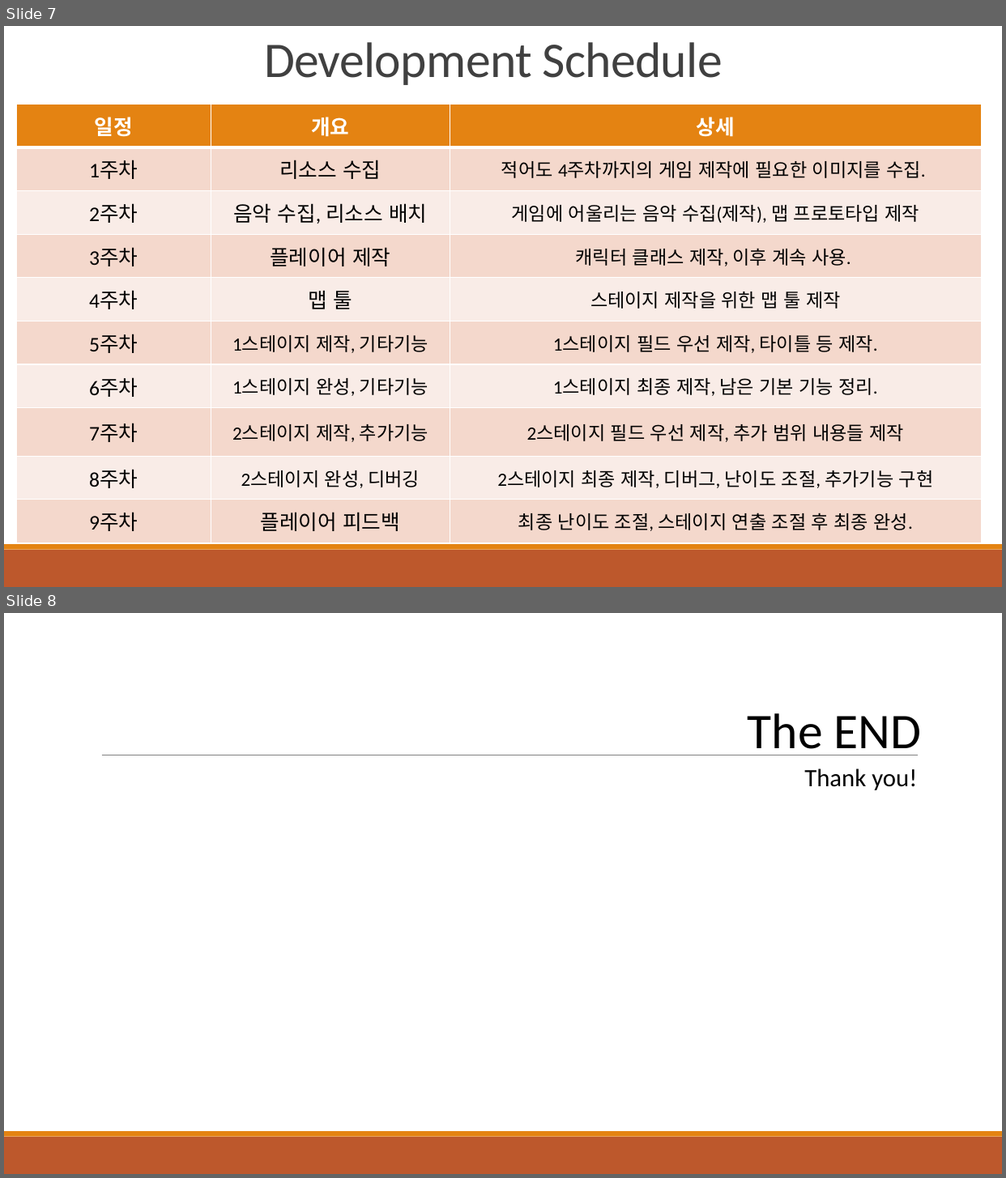
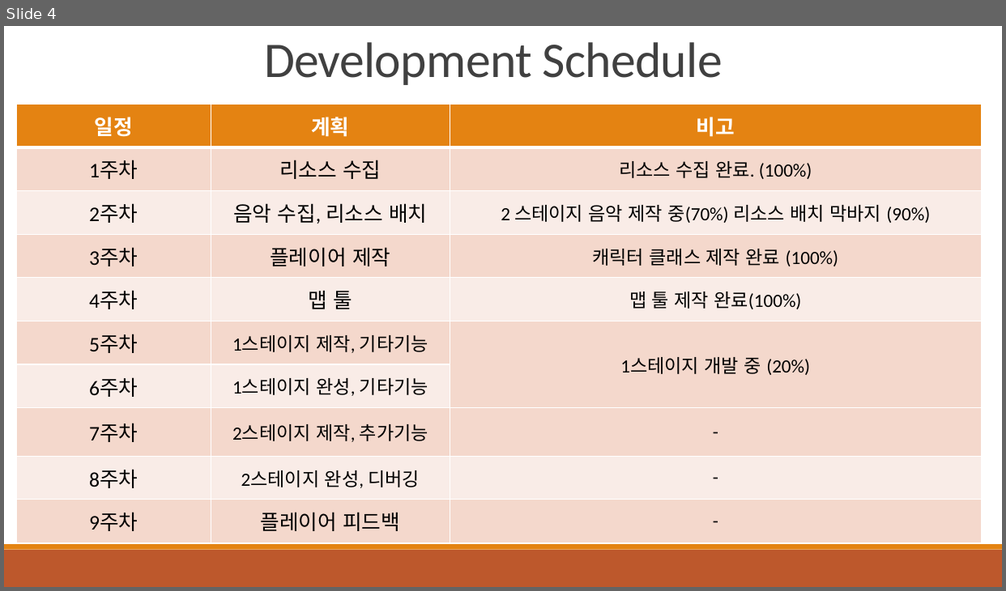
Before and after one commit to SH-Broar/Python---2DGP, a slide deck: Project/제출용/2차 발표.pptx. Shown one above the other, each under a label of ours: slides 7 and 8 before the commit, slide 4 after it. The pictures are 1006x1178 and 1006x591 pixels, drawn with LibreOffice and Linux fonts; fonts in the diff are those of the drawing. Boxes give left, top, right and bottom in pixels: in the first picture for what was removed or moved away, otherwise in the second. Text is boxed around its words. In the diff, an @@ line names an element or a change of style, - is before the commit and + after.

```diff
--- a/Project/제출용/2차 발표.pptx
+++ b/Project/제출용/2차 발표.pptx
@@ slide 8 removed at (x1=4, y1=613, x2=1002, y2=1174), background #FFFFFF; not listed: 3 template elements that a slide beside it also shows @@
@@ text removed at (x1=748, y1=713, x2=922, y2=756) @@
-The END
@@ text removed at (x1=804, y1=769, x2=917, y2=790) @@
-Thank you!
@@ what was slide 7 is now slide 4 @@
@@ slide 4 changed as well @@
@@ table at (x1=17, y1=104, x2=982, y2=544) @@
-row 1, column 2: 개요
+row 1, column 2: 계획
-row 1, column 3: 상세
+row 1, column 3: 비고
-row 2, column 3: 적어도 4주차까지의 게임 제작에 필요한 이미지를 수집.
+row 2, column 3: 리소스 수집 완료. (100%)
-row 3, column 3: 게임에 어울리는 음악 수집(제작), 맵 프로토타입 제작
+row 3, column 3: 2 스테이지 음악 제작 중(70%) 리소스 배치 막바지 (90%)
-row 4, column 3: 캐릭터 클래스 제작, 이후 계속 사용.
+row 4, column 3: 캐릭터 클래스 제작 완료 (100%)
-row 5, column 3: 스테이지 제작을 위한 맵 툴 제작
+row 5, column 3: 맵 툴 제작 완료(100%)
-row 6, column 3: 1스테이지 필드 우선 제작, 타이틀 등 제작.
+row 6, column 3: 1스테이지 개발 중 (20%)
-row 7, column 3: 1스테이지 최종 제작, 남은 기본 기능 정리.
+row 7, column 3: 
-row 8, column 3: 2스테이지 필드 우선 제작, 추가 범위 내용들 제작
+row 8, column 3: -
-row 9, column 3: 2스테이지 최종 제작, 디버그, 난이도 조절, 추가기능 구현
+row 9, column 3: -
-row 10, column 3: 최종 난이도 조절, 스테이지 연출 조절 후 최종 완성.
+row 10, column 3: -
```
Also in this commit, not shown: 3 other slides changed, 2 slides added, 3 other slides removed, 2 other files.
